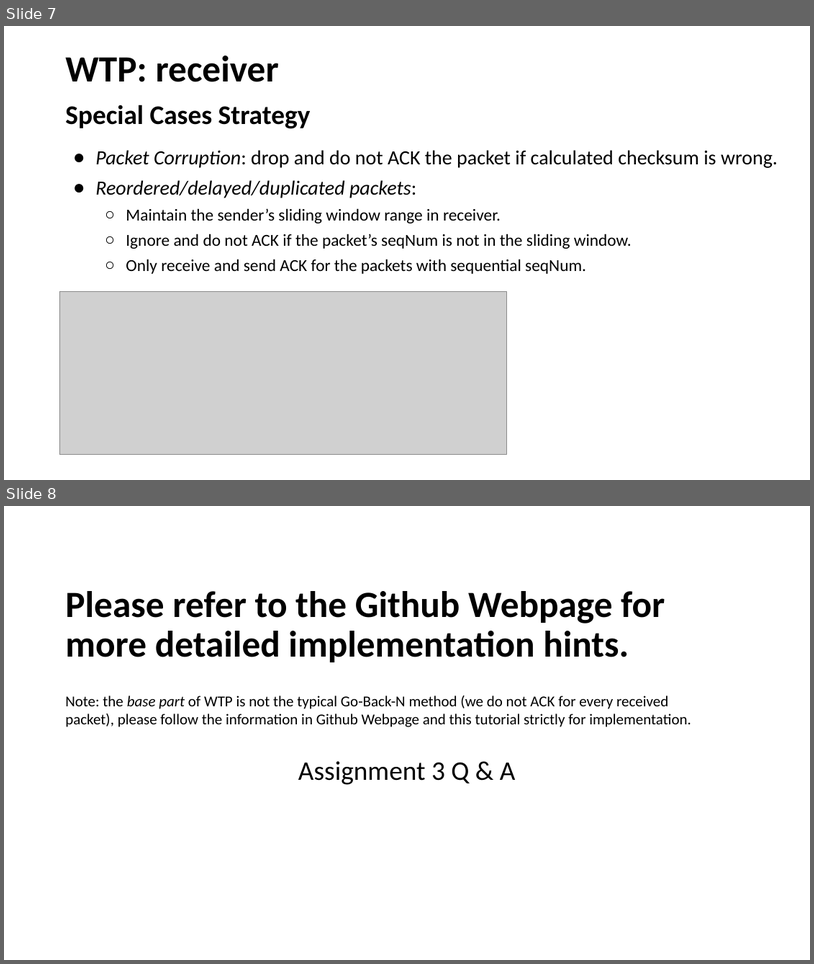
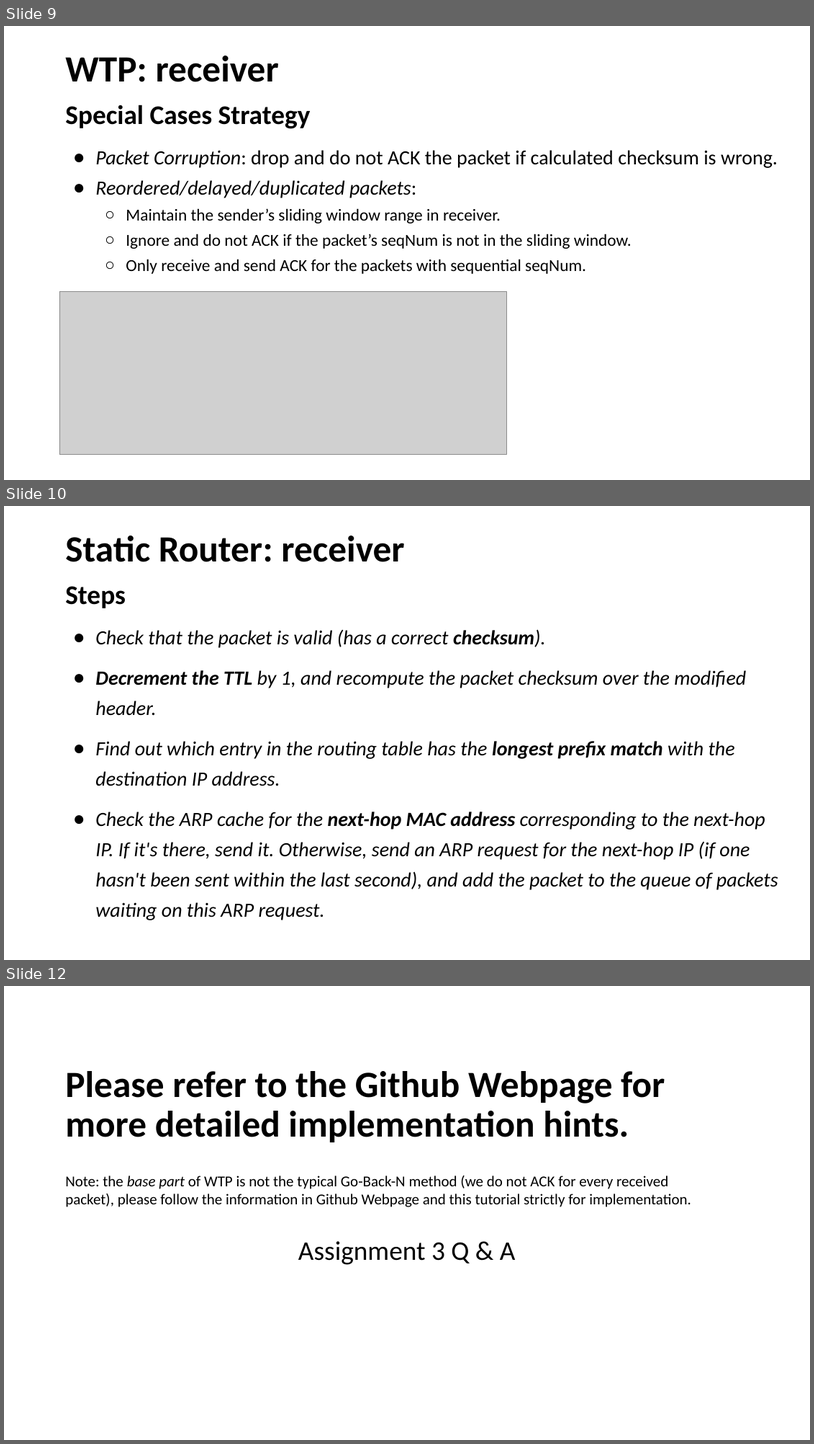
Before and after one commit to henryhxu/CSCI4430-ESTR4120, a slide deck: tutorial/T10/tut10.pptx. Shown one above the other, each under a label of ours: slides 7 and 8 before the commit, slides 9, 10 and 12 after it; the slides between them are not shown. The pictures are 814x964 and 814x1444 pixels, drawn with LibreOffice and Linux fonts; fonts in the diff are those of the drawing; grey boxes stand for pictures. Boxes give left, top, right and bottom in pixels: in the first picture for what was removed or moved away, otherwise in the second. Text is boxed around its words. In the diff, an @@ line names an element or a change of style, - is before the commit and + after.

```diff
--- a/tutorial/T10/tut10.pptx
+++ b/tutorial/T10/tut10.pptx
@@ slide 10 added at bbox=[4, 506, 810, 960], background #FFFFFF @@
@@ title added at bbox=[65, 536, 404, 562], 44 pt, text #000000, bold @@
+Static Router: receiver
@@ text added at bbox=[65, 586, 779, 920], 24 pt, text #000000, italic @@
+Steps
+● Check that the packet is valid (has a correct checksum).
+● Decrement the TTL by 1, and recompute the packet checksum over the modified header.
+● Find out which entry in the routing table has the longest prefix match with the destination IP address.
+● Check the ARP cache for the next-hop MAC address corresponding to the next-hop IP. If it's there, send it. Otherwise, send an ARP request for the next-hop IP (if one hasn't been sent within the last second), and add the packet to the queue of packets waiting on this ARP request.
@@ what was slide 7 is now slide 9 @@
@@ what was slide 8 is now slide 12 @@
```
Also in this commit, not shown: 1 slide changed, 3 other slides added.
